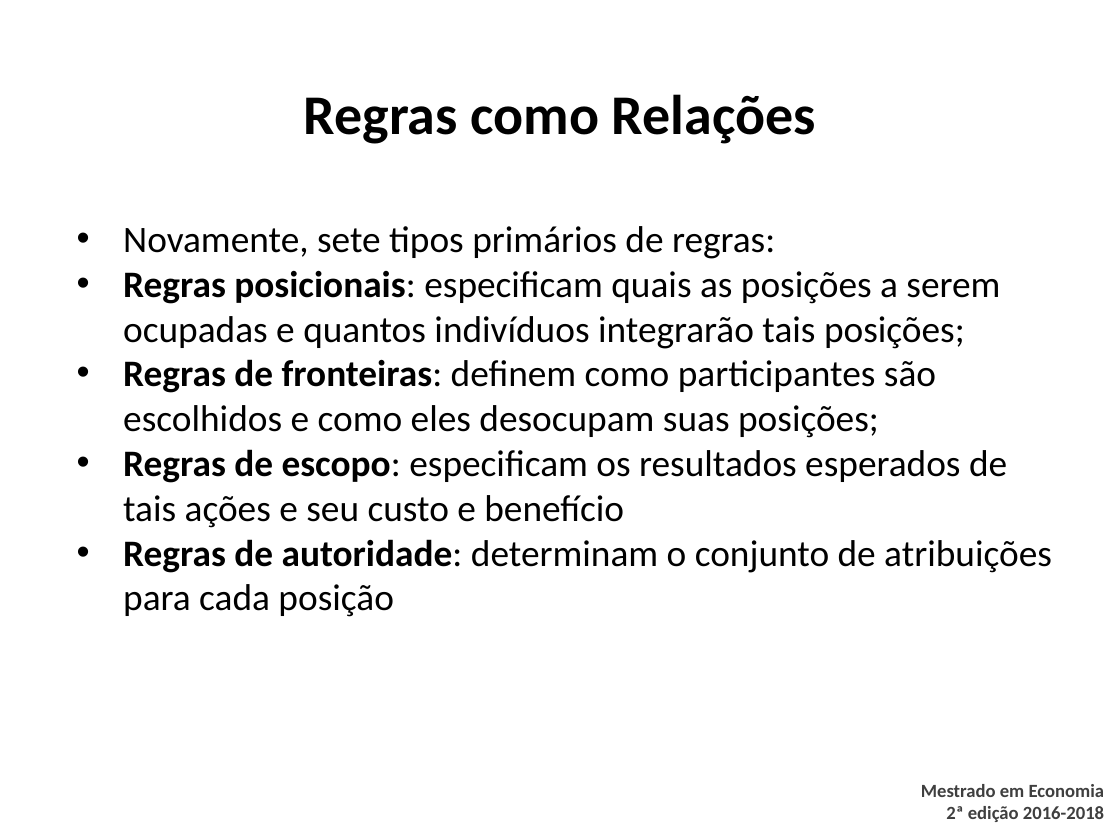
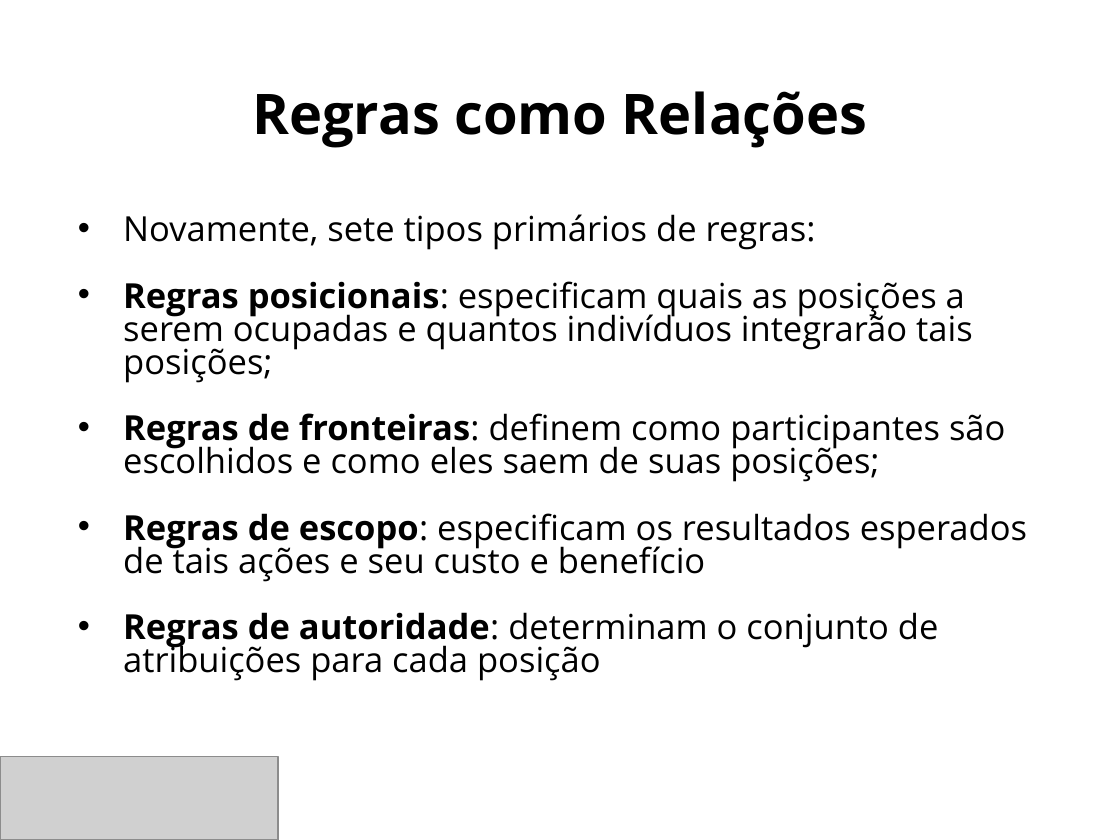
Before and after one commit to danilofreire/omma, a slide deck: slide 7 of sessoes-05-06/sessao-06.pptx. Drawn at 1120x840 pixels with LibreOffice and Linux fonts; fonts in the diff are those of the drawing; grey boxes stand for pictures; background and template pictures are left out. Boxes give left, top, right and bottom in pixels: in the first picture for what was removed or moved away, otherwise in the second. Text is boxed around its words. In the diff, an @@ line names an element or a change of style, - is before the commit and + after.

```diff
--- a/sessoes-05-06/sessao-06.pptx
+++ b/sessoes-05-06/sessao-06.pptx
@@ title "Regras como Relações" at (252,91,867,148): font Calibri to Open Sans @@
@@ text at (123,214,1027,681): size 24 to 22.2 pt, font Calibri to Open Sans in "Novamente, sete tipos primários de regras:", "Regras posicionais: especificam quais as posições a ...", "Regras de escopo: especificam os resultados esperados ...", "Regras de autoridade: determinam o conjunto de ..."; indent changed; line spacing 1 to 0.8 @@
@@ text at (123,413,1005,482): text changed; size 24 to 22.2 pt; font Calibri to Open Sans @@
-• Regras de fronteiras: definem como participantes são escolhidos e como eles desocupam suas posições;
+• Regras de fronteiras: definem como participantes são escolhidos e como eles saem de suas posições;
@@ picture added at (0,756,278,840) @@
@@ text removed at (921,784,1105,822) @@
-Mestrado em Economia
-2ª edição 2016-2018
```
Also in this commit, not shown: 17 other slides changed, 36 other files.
